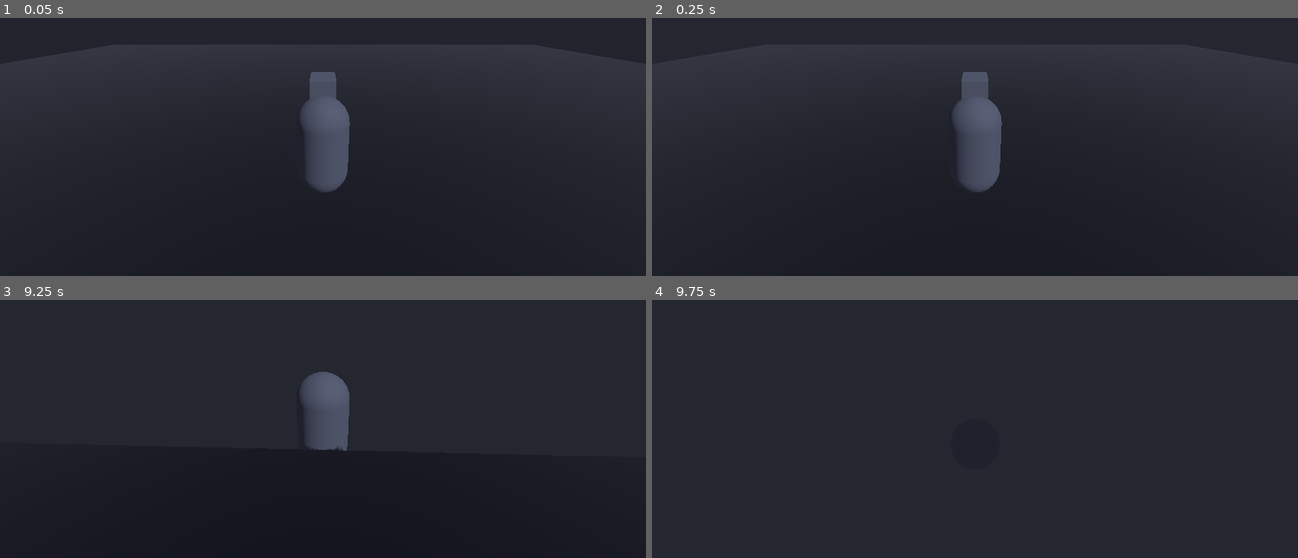
Above: before the commit, frames 1-4 (two rows, left to right).
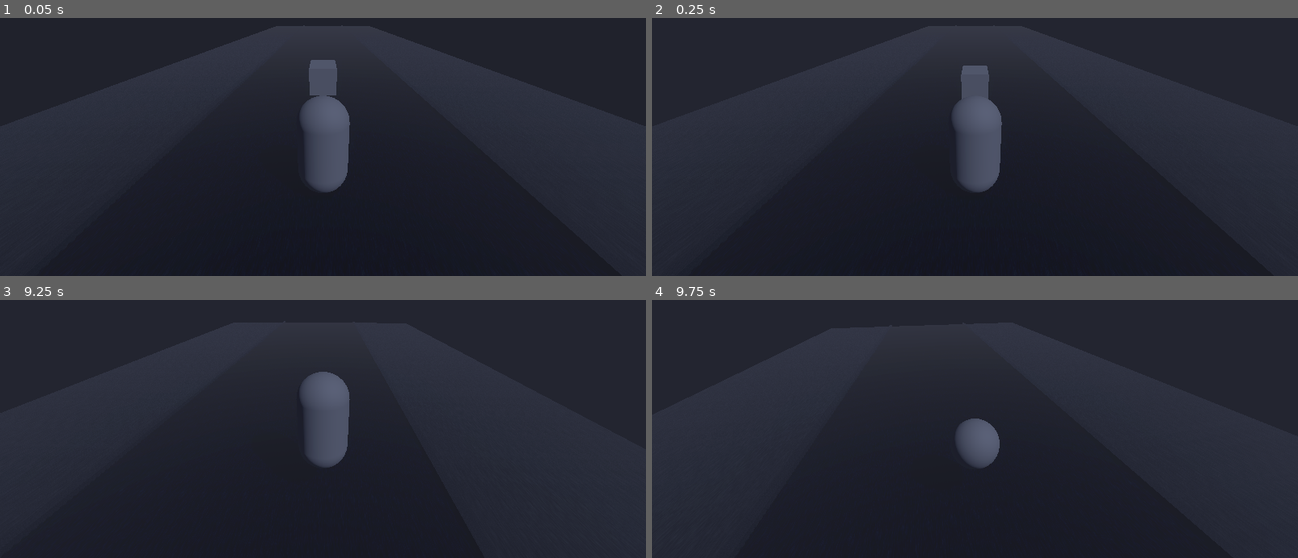
Above: after the commit, the same moments.

Repository: miles5g/paletero
Game: Godot game, scene res://world.tscn
The game is run twice, just before and just after one commit, with the same random seed, the same clock (stepped at 60 frames per second) and the same inputs.
Inputs (mouse positions are in pixels of both pictures, inside the frame that each line leads up to):
- Up to frame 1 (0.05 s): no input
- Up to frame 2 (0.25 s): no input
- Up to frame 3 (9.25 s): move the mouse to (355, 374) at 0.52 s; hold Ctrl (crouch) 0.53-1.28 s; hold W (move_forward) 0.53-5.78 s; click (355, 374) at 0.67 s; tap Space (jump) at 0.77, 1.52, 2.75, 3.02, 3.77, 4.52, 6.02, 6.77, 7.52, 9.02 s; move the mouse to (290, 377) at 1.27 s; tap E (interact) every 2.25 s from 1.35 to 8.1 s; tap Enter at 2, 8.75 s; move the mouse to (335, 369) at 2.02 s; hold Shift (sprint) 2.03-2.78 s; move the mouse to (316, 382) at 2.77 s; tap Ctrl (crouch) at 2.85, 7.35 s; click (316, 382) at 2.92 s; move the mouse to (368, 382) at 3.52 s; move the mouse to (271, 372) at 4.27 s; tap Shift (sprint) at 4.35, 8.85 s; move the mouse to (329, 377) at 5.02 s; hold Ctrl (crouch) 5.03-5.78 s; click (329, 377) at 5.17 s; move the mouse to (297, 369) at 5.77 s; hold D (move_right) 5.78-6.53 s; move the mouse to (355, 374) at 6.52 s; hold Shift (sprint) 6.53-7.28 s; hold W (move_forward) 6.53-8.78 s; move the mouse to (290, 377) at 7.27 s; click (290, 377) at 7.42 s; move the mouse to (335, 369) at 8.02 s; move the mouse to (316, 382) at 8.77 s; hold A (move_left) from 8.78 s (still down)
- Up to frame 4 (9.75 s): move the mouse to (1020, 382) at 9.52 s; release A (move_left) at 9.53 s; hold W (move_forward) from 9.53 s (still down); hold Ctrl (crouch) from 9.53 s (still down); click (1020, 382) at 9.67 s

The runs differ from the first frame. In frame 1, 1.1% of the frame differs, in the area x 35-65%, y 2-32%; in frame 2, 0.1%; in frame 3, 0.3%; in frame 4, 1.0%.

Commit message:
Build procedural street look and fix Environment/runtime errors
Replace the single ground slab with street, curb, and sidewalk static bodies,
add 256x256 gritty floor textures for PS2-style pixel breakup, and tune glow.
Fix invalid Environment/BaseMaterial properties so world startup no longer errors.

Co-authored-by: Cursor <cursoragent@cursor.com>

Diff:
--- a/world.gd
+++ b/world.gd
@@ -1,4 +1,149 @@
 extends Node3D
+
+## PS2-era floor read: tiny albedo so pixels fight the mesh, not crisp HD tiling.
+const FLOOR_ALBEDO_TEXTURE_RES: int = 256
+
+
+func _make_floor_grit_texture(noise_seed: int) -> ImageTexture:
+	var img := Image.create(FLOOR_ALBEDO_TEXTURE_RES, FLOOR_ALBEDO_TEXTURE_RES, false, Image.FORMAT_RGBA8)
+	var noise := FastNoiseLite.new()
+	noise.seed = noise_seed
+	noise.noise_type = FastNoiseLite.TYPE_SIMPLEX_SMOOTH
+	noise.fractal_type = FastNoiseLite.FRACTAL_FBM
+	noise.fractal_octaves = 4
+	noise.fractal_gain = 0.52
+	noise.frequency = 0.055
+	for y in range(FLOOR_ALBEDO_TEXTURE_RES):
+		for x in range(FLOOR_ALBEDO_TEXTURE_RES):
+			var xf := float(x)
+			var yf := float(y)
+			var n := noise.get_noise_2d(xf, yf)
+			var n2 := noise.get_noise_2d(xf * 2.4 + 19.0, yf * 2.4 - 7.0)
+			var n3 := noise.get_noise_2d(xf * 0.31 + 3.0, yf * 0.31 + 11.0)
+			var v := 0.38 + n * 0.22 + n2 * 0.14 + n3 * 0.08
+			v = clampf(v, 0.0, 1.0)
+			img.set_pixel(x, y, Color(v, v, v * 1.02, 1.0))
+	var tex := ImageTexture.new()
+	tex.set_image(img)
+	return tex
+
+
+func _apply_floor_texture_rules(m: StandardMaterial3D, albedo_tex: Texture2D, uv_scale: Vector3) -> void:
+	m.albedo_texture = albedo_tex
+	m.uv1_scale = uv_scale
+	# No mip sampling + chunky texels (Godot 4 has no texture_mipmap_mode on BaseMaterial3D).
+	m.texture_filter = BaseMaterial3D.TEXTURE_FILTER_NEAREST
+
+
+func _make_wet_asphalt_material(albedo_tex: Texture2D, uv_scale: Vector3) -> StandardMaterial3D:
+	var m := StandardMaterial3D.new()
+	m.albedo_color = Color(0.2, 0.21, 0.26)
+	_apply_floor_texture_rules(m, albedo_tex, uv_scale)
+	m.roughness = 0.1
+	m.metallic = 0.0
+	m.specular = 1.0
+	return m
+
+
+func _make_dark_concrete_material(albedo_tex: Texture2D, uv_scale: Vector3) -> StandardMaterial3D:
+	var m := StandardMaterial3D.new()
+	m.albedo_color = Color(0.28, 0.28, 0.29)
+	_apply_floor_texture_rules(m, albedo_tex, uv_scale)
+	m.roughness = 0.92
+	m.metallic = 0.0
+	m.specular = 0.32
+	return m
+
+
+func _make_curb_material(albedo_tex: Texture2D, uv_scale: Vector3) -> StandardMaterial3D:
+	var m := StandardMaterial3D.new()
+	m.albedo_color = Color(0.24, 0.24, 0.26)
+	_apply_floor_texture_rules(m, albedo_tex, uv_scale)
+	m.roughness = 0.88
+	m.metallic = 0.0
+	m.specular = 0.28
+	return m
+
+
+func _add_street_box(parent: Node3D, p_name: String, size: Vector3, center_pos: Vector3, mat: Material) -> void:
+	var body := StaticBody3D.new()
+	body.name = p_name
+	var mi := MeshInstance3D.new()
+	var box := BoxMesh.new()
+	box.size = size
+	mi.mesh = box
+	mi.material_override = mat
+	var col := CollisionShape3D.new()
+	var sh := BoxShape3D.new()
+	sh.size = size
+	col.shape = sh
+	body.add_child(mi)
+	body.add_child(col)
+	body.position = center_pos
+	parent.add_child(body)
+
+
+## Long strip along Z: sidewalks + curbs + wet asphalt lane (player/cart stay near center).
+func _build_street_layout(root: Node3D) -> void:
+	var street_root := Node3D.new()
+	street_root.name = "Street"
+	root.add_child(street_root)
+	var tex_asphalt := _make_floor_grit_texture(0xA511A1)
+	var tex_walk := _make_floor_grit_texture(0x51DEA1)
+	var tex_curb := _make_floor_grit_texture(0xC0B4E)
+	# Tile the 256² maps so long boxes still show chunky texels (nearest filter).
+	var asphalt := _make_wet_asphalt_material(tex_asphalt, Vector3(52, 52, 52))
+	var concrete := _make_dark_concrete_material(tex_walk, Vector3(34, 34, 34))
+	var curb_mat := _make_curb_material(tex_curb, Vector3(10, 6, 120))
+	var street_len := 100.0
+	var street_half_w := 4.0
+	var curb_w := 0.22
+	var curb_h := 0.16
+	var sidewalk_w := 6.0
+	var slab_h := 0.2
+	# Top of flat surfaces at y = 0 (same as old ground feel).
+	var slab_y := -slab_h * 0.5
+	var z0 := 0.0
+	# Road
+	_add_street_box(
+		street_root,
+		"StreetAsphalt",
+		Vector3(street_half_w * 2.0, slab_h, street_len),
+		Vector3(0.0, slab_y, z0),
+		asphalt
+	)
+	var inner := street_half_w + curb_w * 0.5
+	# Left curb (thin, long; slight lip above slab read).
+	_add_street_box(
+		street_root,
+		"CurbLeft",
+		Vector3(curb_w, curb_h, street_len),
+		Vector3(-inner, curb_h * 0.5 - 0.02, z0),
+		curb_mat
+	)
+	_add_street_box(
+		street_root,
+		"CurbRight",
+		Vector3(curb_w, curb_h, street_len),
+		Vector3(inner, curb_h * 0.5 - 0.02, z0),
+		curb_mat
+	)
+	var walk_center_x := inner + curb_w * 0.5 + sidewalk_w * 0.5
+	_add_street_box(
+		street_root,
+		"SidewalkLeft",
+		Vector3(sidewalk_w, slab_h, street_len),
+		Vector3(-walk_center_x, slab_y, z0),
+		concrete
+	)
+	_add_street_box(
+		street_root,
+		"SidewalkRight",
+		Vector3(sidewalk_w, slab_h, street_len),
+		Vector3(walk_center_x, slab_y, z0),
+		concrete
+	)
+
 
 func _ready() -> void:
 	var hud := CanvasLayer.new()
@@ -35,6 +180,14 @@
 	env.fog_density = 0.058
 	env.fog_sky_affect = 1.0
 	env.fog_aerial_perspective = 0.6
+	# Faint bloom so bright UI / spec hits read PS2-era against the dark grade.
+	env.glow_enabled = true
+	env.glow_intensity = 0.28
+	env.glow_strength = 0.85
+	env.glow_bloom = 0.12
+	env.glow_hdr_threshold = 0.78
+	env.glow_hdr_scale = 0.88
+	env.glow_blend_mode = Environment.GLOW_BLEND_MODE_SOFTLIGHT
 	world_env.environment = env
 	add_child(world_env)
 
@@ -47,26 +200,8 @@
 	sun.rotation_degrees = Vector3(-45, 45, 0)
 	add_child(sun)
 
-	# 2. Build the Ground
-	var ground = StaticBody3D.new()
-	var ground_mesh = MeshInstance3D.new()
-	ground_mesh.mesh = PlaneMesh.new()
-	ground_mesh.mesh.size = Vector2(50, 50)
-	var wet_asphalt := StandardMaterial3D.new()
-	# Tiny lift so ambient + spec catch “wet” read instead of pure ink.
-	wet_asphalt.albedo_color = Color(0.075, 0.078, 0.095)
-	wet_asphalt.roughness = 0.1
-	wet_asphalt.metallic = 0.0
-	wet_asphalt.specular = 1.0
-	ground_mesh.material_override = wet_asphalt
-
-	var ground_col = CollisionShape3D.new()
-	ground_col.shape = BoxShape3D.new()
-	ground_col.shape.size = Vector3(50, 1, 50)
-
-	ground.add_child(ground_mesh)
-	ground.add_child(ground_col)
-	add_child(ground)
+	# 2. Street layout: asphalt lane + curbs + sidewalk slabs (procedural StaticBodies).
+	_build_street_layout(self)
 
 	# 3. Spawn the Cart (RigidBody3D)
 	var cart = RigidBody3D.new()
